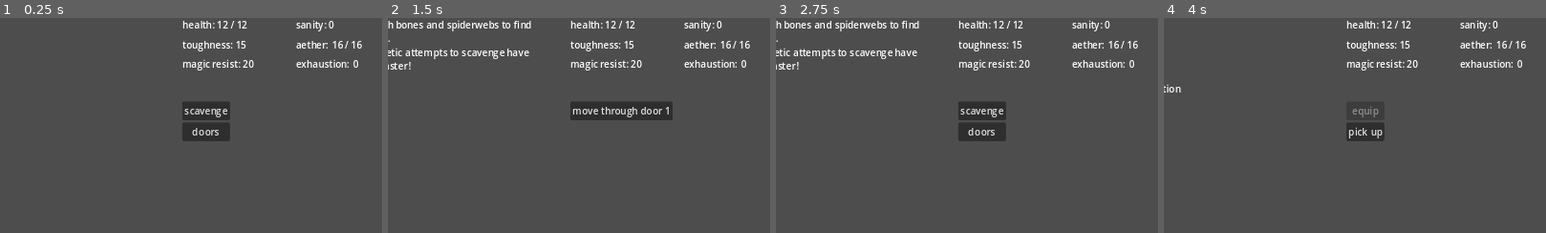
Above: before the commit, frames 1-4 (left to right).
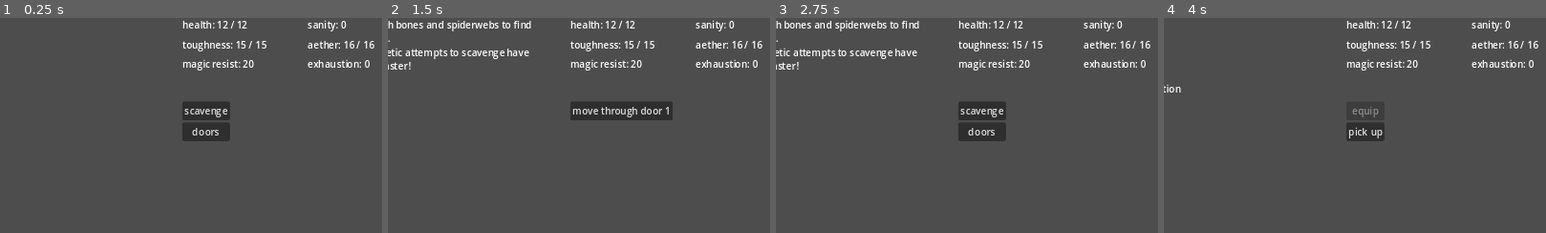
Above: after the commit, the same moments.

Repository: rainbowd-ash/ker_nethalas
Game: Godot game, scene res://globals/game.tscn
Same seed, same stepped clock (60 frames per second), same inputs: the game is played once before the commit and once after it.
Inputs:
- Up to frame 1 (0.25 s): no input
- Up to frame 2 (1.5 s): click "scavenge" at 0.5 s; click "doors" at 1.25 s
- Up to frame 3 (2.75 s): click "move through door 1" at 2 s
- Up to frame 4 (4 s): click "Inventory" at 2.75 s; click "light helmet" at 3.5 s
The pictures show only the part of the screen within x 43-93%, y 0-50%; the shares and areas given below are measured in that part.

The runs differ from the first frame. In frame 1, 1.2% of the frame differs, in the area x 65-98%, y 0-24%; in frame 2, 1.2%; in frame 3, 1.2%; in frame 4, 1.2%.
Error in both runs: Invalid access to property or key 'qualities' on a base object of type 'Node (LightHelmet)'. (res://character/weapon_slot.gd:42)

Commit message:
big combat update

Diff:
--- a/character/attributes.gd
+++ b/character/attributes.gd
@@ -7,54 +7,70 @@
 	get:
 		return health
 	set(value):
+		attributes_changed.emit()
 		health = value
 
 var max_health : int = 0 :
 	get:
 		return max_health
 	set(value):
+		attributes_changed.emit()
 		max_health = value
 
 var toughness : int = 0 :
 	get:
 		return toughness
 	set(value):
+		attributes_changed.emit()
 		toughness = value
+
+var max_toughness : int = 0 :
+	get:
+		return max_toughness
+	set(value):
+		attributes_changed.emit()
+		max_toughness = value
 
 var aether : int = 0 :
 	get:
 		return aether
 	set(value):
+		attributes_changed.emit()
 		aether = value
 
 var max_aether : int = 0 :
 	get:
 		return max_aether
 	set(value):
+		attributes_changed.emit()
 		max_aether = value
 
 var sanity : int = 0 :
 	get:
 		return sanity
 	set(value):
+		attributes_changed.emit()
 		sanity = value
 
 var exhaustion : int = 0 :
 	get:
 		return exhaustion
 	set(value):
+		attributes_changed.emit()
 		exhaustion = value
 
 var exhaustion_resistance : int = 0 :
 	get:
 		return exhaustion_resistance
 	set(value):
+		attributes_changed.emit()
 		exhaustion_resistance = value
 
 var magic_resistance : int = 0 :
 	get:
 		return magic_resistance
 	set(value):
+		attributes_changed.emit()
 		magic_resistance = value
 
 func print_all():
@@ -67,9 +83,3 @@
 	print("\texhaustion: " + str(exhaustion))
 	print("\texhaustion_resistance: " + str(exhaustion_resistance))
 	print("\tmagic_resistance: " + str(magic_resistance))
-
-func modify_health(mod_value : int) -> int:
-	health += mod_value
-	attributes_changed.emit()
-	print("you have %d health remaining" % [health])
-	return health
--- a/character/character.gd
+++ b/character/character.gd
@@ -9,9 +9,12 @@
 @onready var gear = $Gear
 
 func _ready():
+	SignalBus.combat_attack.connect(_on_combat_attack)
+
 	attributes.max_health = Dice.roll(1, "d6", 8)
 	attributes.health = attributes.max_health
-	attributes.toughness = Dice.roll(2, "d6", 10)
+	attributes.max_toughness = Dice.roll(2, "d6", 10)
+	attributes.toughness = attributes.max_toughness
 	attributes.max_aether = Dice.roll(1, "d6", 10)
 	attributes.aether = attributes.max_aether
 	attributes.magic_resistance = 20
@@ -29,3 +32,32 @@
 	skills.set_value("bladed_weapons", 10)
 	skills.set_value("shafted_weapons", 20)
 	skills.set_value("bludgeoning_weapons", 30)
+
+func _on_combat_attack(attack : CombatAttack):
+	if attack.target == self:
+		var remaining_damage : int = attack.damage.amount
+		SignalBus.chat_log.emit("you take %d %s damage" % [attack.damage.amount, Damage.damage_types.keys()[attack.damage.damage_type]])
+		if remaining_damage >= attributes.toughness:
+			remaining_damage -= attributes.toughness
+			attributes.toughness = 0
+		else:
+			attributes.toughness -= remaining_damage
+			remaining_damage = 0
+		if remaining_damage:
+			attributes.health -= remaining_damage
+			remaining_damage = 0
+		death_check()
+	return
+
+func death_check():
+	if attributes.health == 0:
+		SignalBus.chat_log.emit("YOU DIED")
+
+# might move this to gear.get_weapons()
+func get_unarmed_weapon() -> Weapon:
+	var fists : Weapon = Weapon.new(
+		Damage.damage_types.bludgeoning,
+		Skills.all_skills.fist_weapons
+		)
+	fists.title = "fists"
+	return fists
--- a/combat/character_dummy.gd
+++ b/combat/character_dummy.gd
@@ -39,40 +39,58 @@
 	])
 
 func standard_attack(target : Monster):
-	print("standard attack")
-	if get_parent().get_monsters().size() > 1:
-		pass # MONSTER SELECTOR
-	var roll = get_parent().attack_check(self, target)
-	if roll.winner == Dice.opposed_winner.attacker:
-		print("successful attack")
-		var attack = CombatAttack.new(self,target)
-		attack.damage = get_standard_attack()
-		SignalBus.chat_log.emit("Attack hits!")
-		SignalBus.combat_attack.emit(attack)
-	# do monster roll on defensive move table if needed
-	else:
-		SignalBus.chat_log.emit("Attack misses!")
+	var weapons : Array = Character.gear.get_weapons()
+	if weapons == []:
+		weapons.push_back(Character.get_unarmed_weapon())
+	for weapon in weapons:
+		var attack_skill = Character.skills.get_value(
+			Character.skills.all_skills.keys()[weapon.skill]
+		) + Character.gear.modify_attack_skill()
+		var roll = Dice.opposed_check(
+			CheckValue.new(attack_skill),
+			CheckValue.new(target.get_combat_skill())
+		)
+		if roll.winner == Dice.opposed_winner.attacker:
+			var attack = CombatAttack.new(self,target)
+			attack.damage = Damage.new(
+				Dice.to_damage(
+					weapon.die_quantity,
+					weapon.die_size),
+				weapon.damage_type
+			)
+			SignalBus.chat_log.emit("%s attack hits!" % weapon.title)
+			SignalBus.combat_attack.emit(attack)
+		# do monster roll on defensive move table if needed
+		else:
+			SignalBus.chat_log.emit("%s attack misses!" % weapon.title)
 	get_parent().player_round_finished.emit()
 
 func flee():
-	print("flee")
+	# TODO: actually do the flee check
+	# TODO: give player choice of door to run through
+	# TODO: keep track of monster in room (room monster_defeated bool)
+	SignalBus.chat_log.emit("You get away safely")
 	get_parent().in_combat = false
 	get_parent().player_round_finished.emit()
 
-func get_attack_roll_value() -> int:
-	return Character.skills.get_value("fist_weapons")
-
-func get_defence_roll_value() -> int:
-	return Character.skills.get_value("dodge")
+func get_defence_skill() -> int:
+	var value = Character.skills.get_value("dodge")
+	value += Character.gear.modify_defence_skill()
+	return value
 
 func get_initiative_value() -> int:
-	return Character.skills.get_value("perception") + initiative_mod
+	var value = Character.skills.get_value("perception")
+	value += initiative_mod
+	value += Character.gear.modify_initiative_skill()
+	return value
 
-func get_standard_attack() -> Damage:
-	return Damage.new(Damage.damage_types.bludgeoning,Dice.roll(1,"d6"))
+# checks weapons for attack rolls and modifiers (speed etc)
+# returns Damage (after table conversion)
+func get_standard_attack_damage(weapon : Weapon) -> Damage:
+	return
 
 func _on_combat_attack(attack):
 	if attack.target == self:
 		Character.attributes.health -= attack.damage.amount
-		SignalBus.chat_log.emit("you take %d %s damage" % [attack.damage.amount, Damage.damage_types.keys()[attack.damage.damage_type]])
+
 		Character.attributes.attributes_changed.emit()
--- a/combat/combat.gd
+++ b/combat/combat.gd
@@ -118,43 +118,45 @@
 func combat_rounds():
 	# give monster first attack to make the loop simpler
 	if not $CharacterDummy.initiative and in_combat:
-		monster_action()
+		for monster in get_monsters():
+			print("%s round 0 action" % monster.title)
+			monster_action(monster)
 		$CharacterDummy.initiative = true
 	# combat loop
 	while in_combat:
 		if get_monsters().size() == 0:
 			in_combat = false
 		round_counter += 1
+		print("combat round %d" % round_counter)
 		SignalBus.chat_log.emit("\n-combat round %d-" % round_counter)
 		if in_combat:
+			print("player action")
 			$CharacterDummy.list_player_actions()
 			await player_round_finished
 		if in_combat:
-			monster_action()
+			for monster in get_monsters():
+				print("%s action" % monster.title)
+				monster_action(monster)
 		$CharacterDummy.reset_action_counts()
 	# exit combat loop condition
 	if not in_combat:
 		end_combat()
 
-func monster_action():
-	for monster in get_monsters():
-		SignalBus.chat_log.emit("%s attacks!" % monster.title)
-		var roll_outcome = attack_check(monster, $CharacterDummy)
-		if roll_outcome.winner == Dice.opposed_winner.attacker:
-			monster.roll_attack()
-		else:
-			# TODO defender gets roll on defensive move table
-			SignalBus.chat_log.emit("you dodge the attack!")
+func monster_action(monster : Monster):
+	var roll = Dice.opposed_check(
+		CheckValue.new(monster.get_combat_skill()),
+		CheckValue.new($CharacterDummy.get_defence_skill())
+	)
+	if roll.winner == Dice.opposed_winner.attacker:
+		monster.roll_attack()
+	else:
+		# TODO defender gets roll on defensive move table
+		SignalBus.chat_log.emit("%s attacks! you dodge the attack!" % monster.title)
 
 func end_combat():
 	SignalBus.chat_log.emit("-end combat-")
 	Router.game_modes.mode_swap("DungeonMode")
 
-func attack_check(attacker : Node, defender : Node) -> OpposedCheckResult:
-	return Dice.opposed_check(
-		CheckValue.new(attacker.get_attack_roll_value()),
-		CheckValue.new(defender.get_defence_roll_value())
-	)
-
+# used by Monster
 func get_character_dummy() -> CharacterDummy:
 	return $CharacterDummy
--- a/tables/monsters/blightfang_rats.gd
+++ b/tables/monsters/blightfang_rats.gd
@@ -24,18 +24,17 @@
 
 func bite():
 	SignalBus.chat_log.emit("%s bites" % title)
-	var attack = Damage.new(Damage.damage_types.piercing, Dice.roll(1, "d6"))
+	var attack = Damage.new(Dice.to_damage(1, "d6", rally_counter), Damage.damage_types.piercing)
 	attack.amount += rally_counter
 	SignalBus.combat_attack.emit(CombatAttack.new(
-		self,get_parent().get_character_dummy(),attack)
+		self,Character,attack)
 	)
 
 func scratch():
 	SignalBus.chat_log.emit("%s scratches" % title)
-	var attack = Damage.new(Damage.damage_types.slashing, Dice.roll(1, "d4", 1))
-	attack.amount += rally_counter
+	var attack = Damage.new(Dice.to_damage(1, "d4", 1 + rally_counter), Damage.damage_types.slashing)
 	SignalBus.combat_attack.emit(CombatAttack.new(
-		self,get_parent().get_character_dummy(),attack)
+		self,Character,attack)
 	)
 
 func rally():
--- a/types/monster.gd
+++ b/types/monster.gd
@@ -29,10 +29,7 @@
 func actions():
 	return null
 
-func get_attack_roll_value():
-	return combat_skill
-
-func get_defence_roll_value():
+func get_combat_skill():
 	return combat_skill
 
 func _on_combat_attack(attack):
--- a/types/weapon.gd
+++ b/types/weapon.gd
@@ -12,16 +12,25 @@
 }
 
 var qualities = []
-var damage_type = null
-var skill = null
+var die_size : String = "d6"
+var die_quantity : int = 1
+var damage_type : Damage.damage_types
+var skill : Skills.all_skills
 var speed = 0
+
+func _init(a_damage_type : Damage.damage_types, a_skill : Skills.all_skills) -> void:
+	damage_type = a_damage_type
+	skill = a_skill
+
+func get_speed():
+	return speed
 
 # stat modification methods
 # ===================================================================
-func modify_defense_skill() -> int:
+func modify_defence_skill() -> int:
 	var mod = 0
-	if qualities.has(all_qualities.defensive) and Character.gear.has_shield():
-		mod += 10
+	#if qualities.has(all_qualities.defensive) and Character.gear.has_shield():
+		#mod += 10
 	if qualities.has(all_qualities.parrying):
 		mod += 10
 	return mod
@@ -32,7 +41,7 @@
 		mod += 10
 	return mod
 
-func modify_initiative_value() -> int:
+func modify_initiative_skill() -> int:
 	var mod = 0
 	if qualities.has(all_qualities.quick):
 		mod += 10
--- a/ui/stats.gd
+++ b/ui/stats.gd
@@ -1,16 +1,13 @@
 extends GridContainer
-
-
 
 func _ready() -> void:
 	call_deferred("update_stats")
-
 	Character.attributes.attributes_changed.connect(update_stats)
 
 func update_stats() -> void:
 	$Health.text = "health: %d / %d" % [Character.attributes.health, Character.attributes.max_health]
 	$Sanity.text = "sanity: %d" % [Character.attributes.sanity]
-	$Toughness.text = "toughness: %d" % [Character.attributes.toughness]
+	$Toughness.text = "toughness: %d / %d" % [Character.attributes.toughness, Character.attributes.max_toughness]
 	$Aether.text = "aether: %d / %d" % [Character.attributes.aether, Character.attributes.max_aether]
 	$MagicResistance.text = "magic resist: %d" % [Character.attributes.magic_resistance]
 	$Exhaustion.text = "exhaustion: %d" % [Character.attributes.exhaustion]
